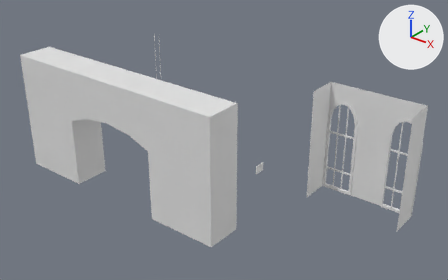
What one commit did to the FBX model Assets/MyModels/MuseumAssets_01.fbx.
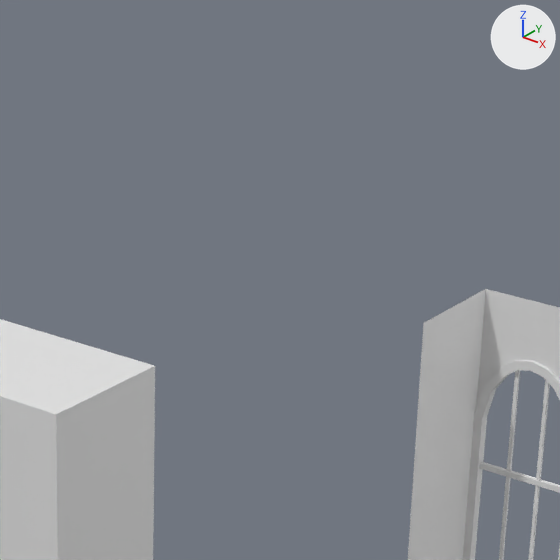
Each version appears first whole from a 50 mm lens placed at (41.04, -39.13, 25.21), pointed at (12.6, -3.58, 3.17), and next in a close-up on the part from 43% to 79% of the width and 0% to 57% of the height. The lights are fixed; the arrows at upper right show +X, +Y and +Z. Where no turn or scale is listed for an object, it has been applied to the vertices.

The scene before the commit, as lines of its bpy script (objects in view):
```python
me_museum_ceillingbridge = bpy.data.meshes.new('Museum.CeillingBridge')
me_museum_ceillingbridge.from_pydata(...)  # 68 vertices, 64 faces; spans x -17.4..-0.1, y -2.5..0.0, z 3.0..11.6
me_museumwindow = bpy.data.meshes.new('MuseumWindow')
me_museumwindow.from_pydata(...)  # 39 vertices, 15 faces; spans x 0.0..7.5, y -2.54..0.11, z 0.0..8.9
me_museumwindow_001 = bpy.data.meshes.new('MuseumWindow.001')
me_museumwindow_001.from_pydata(...)  # 204 vertices, 190 faces; spans x 0.0..7.5, y -0.11..0.11, z 0.0..7.59
ob_museum_ceillingbridge = bpy.data.objects.new('Museum.CeillingBridge', me_museum_ceillingbridge)
ob_museum_ceillingbridge.location = (21.19, -12.92, 0.0)
ob_museumwindow = bpy.data.objects.new('MuseumWindow', me_museumwindow_001)
ob_museumwindow.location = (20.0, 0.0, 0.0)
ob_museumwindow_wall = bpy.data.objects.new('MuseumWindow.Wall', me_museumwindow)
ob_museumwindow_wall.location = (20.0, 0.0, 0.0)
```
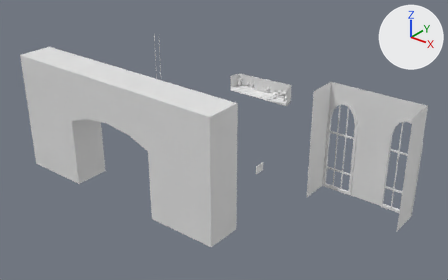
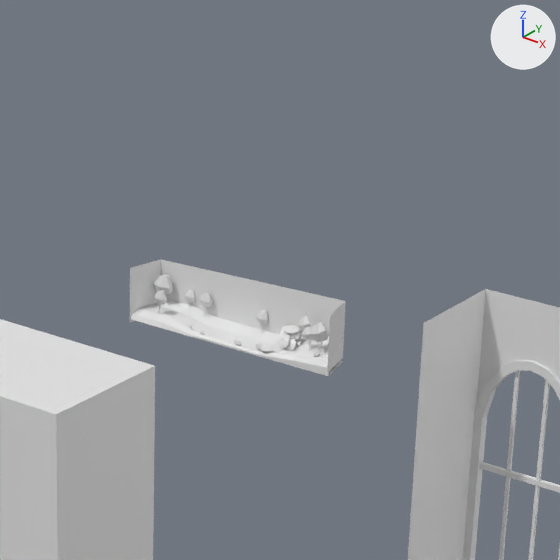
Boxes (x1, y1, x2, y2) around the edits, measured in the close-ups (560 x 560 px):
'Museum.Cabinet1', added
    after: (129, 259, 346, 376)

The change, as a list of edits to the scene's bpy script:
```text
Add me_museum_cabinet1:
    me_museum_cabinet1.from_pydata(...)  # 904 vertices, 800 faces; spans x 0.15..7.35, y -0.11..1.32, z 0.87..2.84
Add ob_museum_cabinet1:
    ob_museum_cabinet1 = bpy.data.objects.new('Museum.Cabinet1', me_museum_cabinet1)
    ob_museum_cabinet1.location = (2.5, 10.0, 0.0)
```
